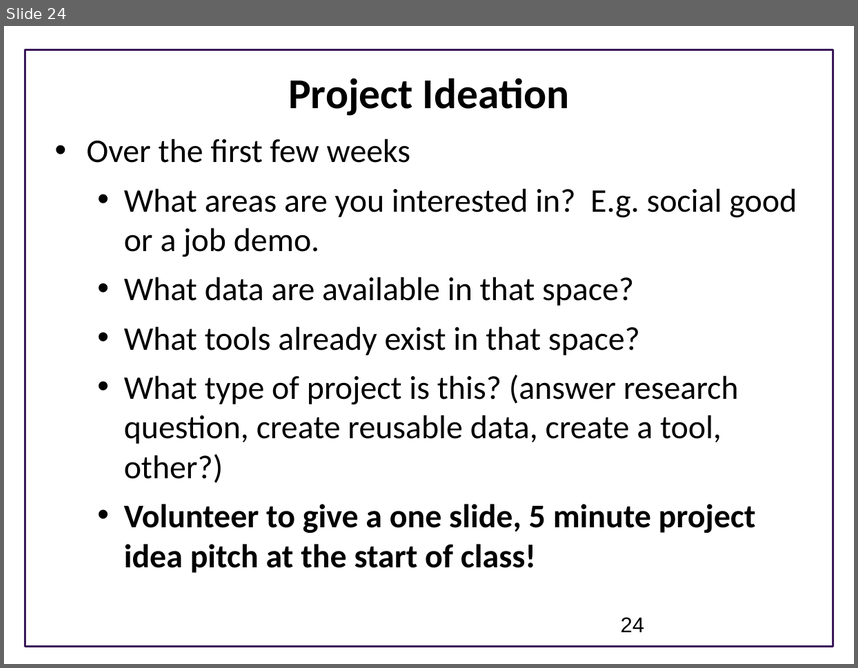
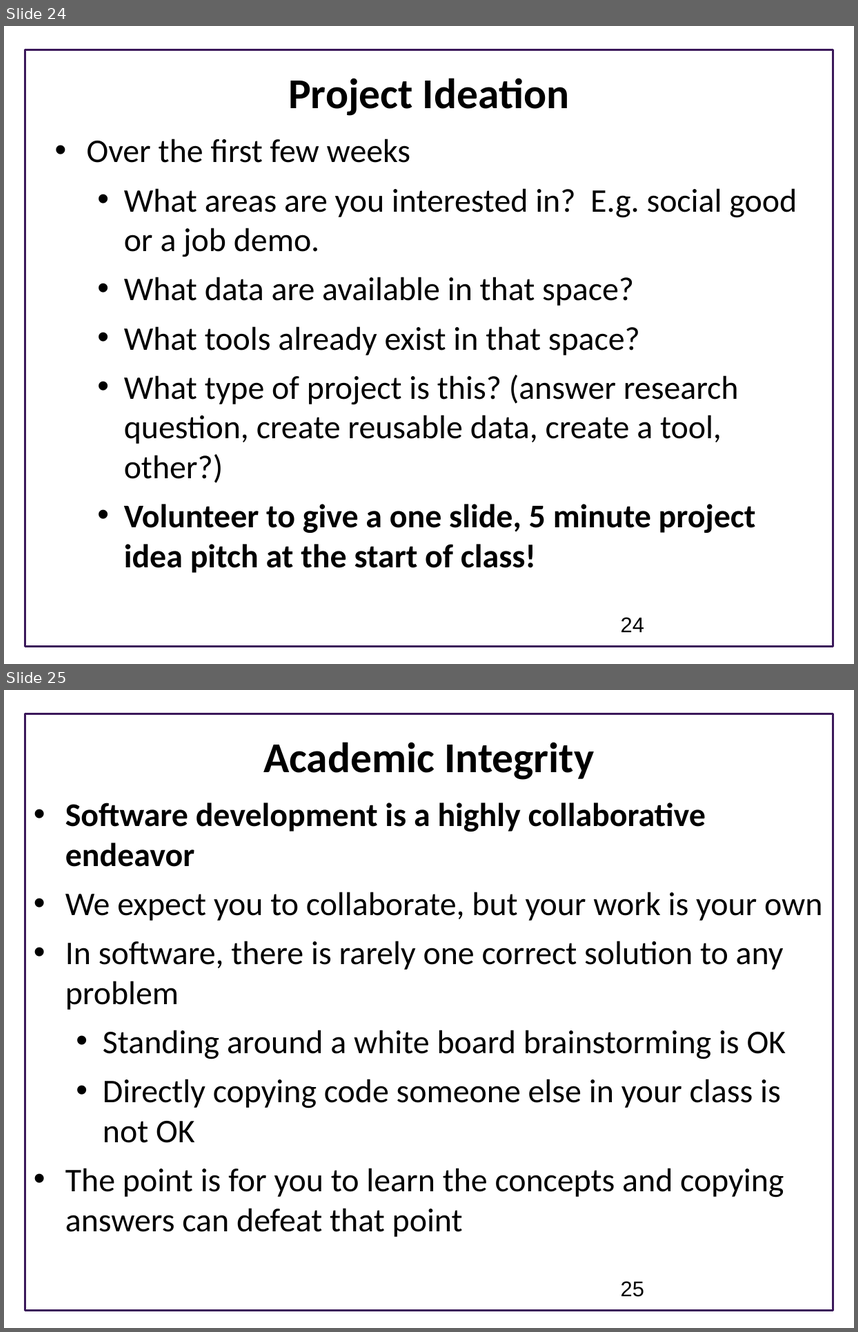
Before and after one commit to UWSEDS/lecture-materials, a slide deck: 01_overview/Course Introduction.pptx. Shown one above the other, each under a label of ours: slide 24 before the commit, slides 24 and 25 after it. The pictures are 858x668 and 858x1332 pixels, drawn with LibreOffice and Linux fonts; fonts in the diff are those of the drawing; background and template pictures are left out. Boxes give left, top, right and bottom in pixels: in the first picture for what was removed or moved away, otherwise in the second. Text is boxed around its words. In the diff, an @@ line names an element or a change of style, - is before the commit and + after.

```diff
--- a/01_overview/Course Introduction.pptx
+++ b/01_overview/Course Introduction.pptx
@@ slide 25 added at <box>4,690,854,1328</box>, background #FFFFFF; not listed: 1 template element that a slide beside it also shows @@
@@ text added at <box>263,742,594,780</box>, 36 pt, text #000000, bold @@
+Academic Integrity
@@ text added at <box>65,802,822,1236</box>, 28 pt, text #000000 @@
+• Software development is a highly collaborative endeavor
+• We expect you to collaborate, but your work is your own
+• In software, there is rarely one correct solution to any problem
+  • Standing around a white board brainstorming is OK
+  • Directly copying code someone else in your class is not OK
+• The point is for you to learn the concepts and copying answers can defeat that point
@@ page number added at <box>621,1281,644,1297</box>, 18 pt, text #000000 @@
+25
```
Also in this commit, not shown: 13 slides changed.
